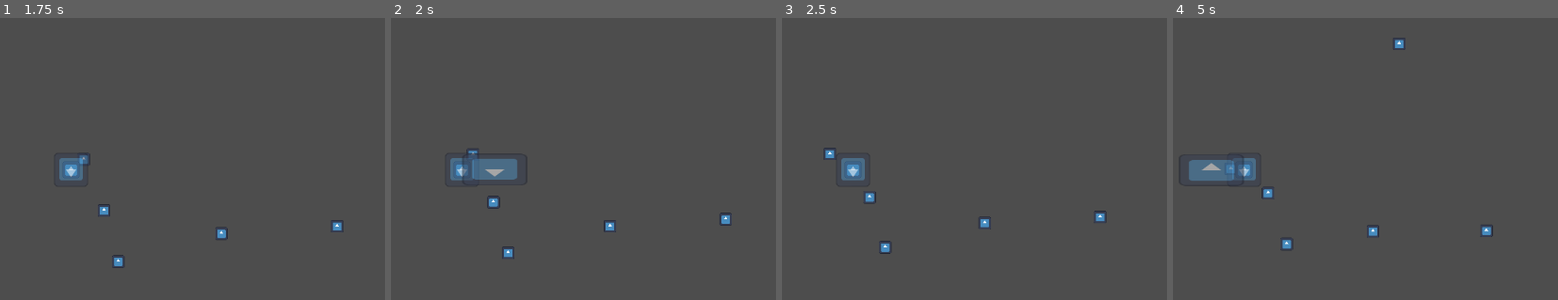
Above: before the commit, frames 1-4 (left to right).
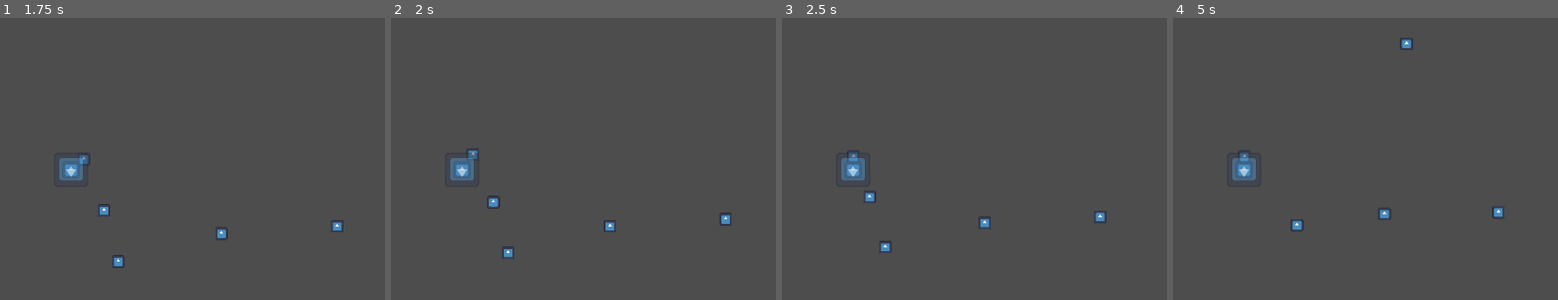
Above: after the commit, the same moments.

Repository: MaxAl100/PirateJam15
Game: Godot game, scene res://Scenes/BaseLevel.tscn
Same seed, same stepped clock (60 frames per second), same inputs: the game is played once before the commit and once after it. The engine's default icon, where the game draws it, is replaced by a stand-in: a white triangle on a blue panel in a dark square.
Inputs:
- Up to frame 1 (1.75 s): hold D (move_right) 0.53-1.28 s; hold S (move_down) from 1.28 s (still down)
- Up to frame 2 (2 s): keep holding S (move_down)
- Up to frame 3 (2.5 s): release S (move_down) at 2.03 s; hold D (move_right) from 2.03 s (still down)
- Up to frame 4 (5 s): release D (move_right) at 2.78 s; hold W (move_up) 2.78-3.53 s; hold A (move_left) from 3.53 s (still down)

Frame 1 is identical in both runs. In frame 2, 1.0% of the frame differs, in the area x 18-33%, y 48-58%; in frame 3, 0.2%; in frame 4, 1.9%, in the area x 4-87%, y 7-83%.

Commit message:
4th attack

Diff:
--- a/Scripts/Attacks/Basic Elements/AirShove.gd
+++ b/Scripts/Attacks/Basic Elements/AirShove.gd
@@ -2,7 +2,7 @@
 
 var damage = 2
 var amount = 1
-var maxTimeBetweenAttacks = 1
+var maxTimeBetweenAttacks = 18
 var currentTimeBetweenAttacks = 1
 var attackLength = 0.06
 var target = "looking side"
--- a/Scripts/Enemy.gd
+++ b/Scripts/Enemy.gd
@@ -2,7 +2,7 @@
 
 @export var damage = 10
 @export var Speed = 15.0
-@export var Health = 2000.0
+@export var Health = 3.0
 @export var InvincibilityTime = 0.5
 @export var KnockbackResistance = 0.4
 
--- a/Scripts/Player.gd
+++ b/Scripts/Player.gd
@@ -3,7 +3,7 @@
 @export var Speed = 40.0
 @export var Bullets: Array[PackedScene] = []
 var timesForBullets: Array[float] = []
-@export var Health = 100.0
+@export var Health = 200.0
 @export var MaxInvincibilityTime = 0.8
 var CurrentInvincibilityTime = 0
 var damage = 0
Not shown, added: export_presets.cfg
Not shown, added: Versions/v0.1.zip
